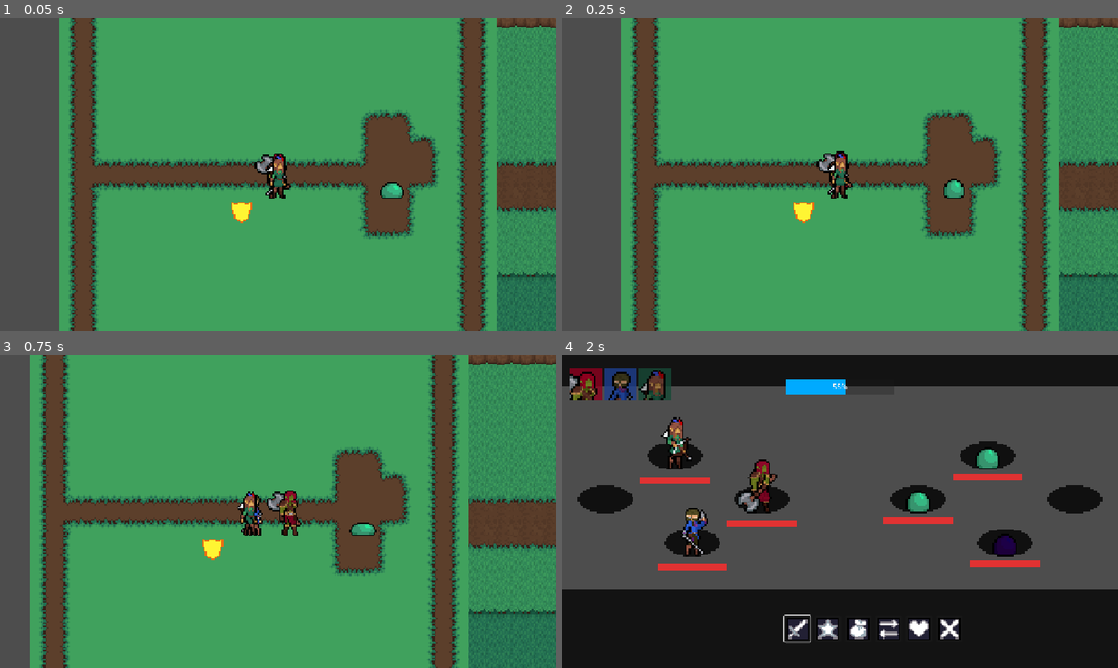
Above: before the commit, frames 1-4 (two rows, left to right).
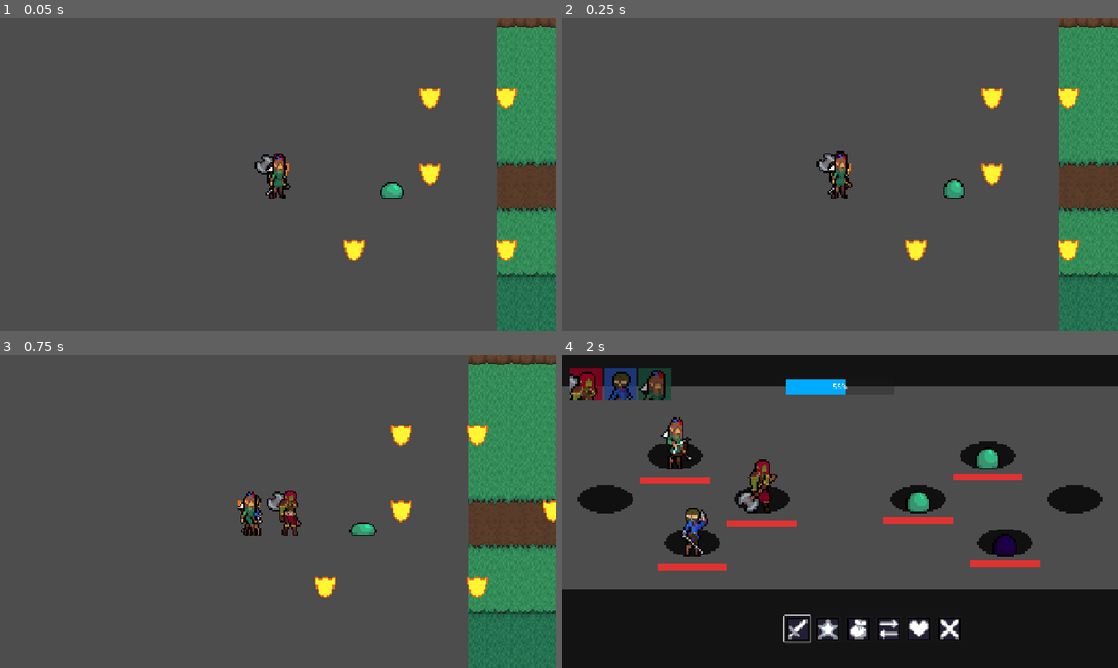
Above: after the commit, the same moments.

Repository: articrus/PROJECT_STARDUST
Game: Godot game, scene res://areas/test_level.tscn
The game is run twice, just before and just after one commit, with the same random seed, the same clock (stepped at 60 frames per second) and the same inputs.
Inputs (mouse positions are in pixels of both pictures, inside the frame that each line leads up to):
- Up to frame 1 (0.05 s): no input
- Up to frame 2 (0.25 s): no input
- Up to frame 3 (0.75 s): move the mouse to (400, 495) at 0.52 s; hold D (move_right) from 0.53 s (still down); click (400, 495) at 0.6 s
- Up to frame 4 (2 s): move the mouse to (728, 527) at 1.27 s; release D (move_right) at 1.28 s; hold S (move_down) from 1.28 s (still down); click (728, 527) at 1.35 s

The runs differ from the first frame. In frame 1, 78% of the frame differs, in the area x 10-93%, y 0-100%; in frame 2, 78%; in frame 3, 78%; in frame 4, nothing differs.

Commit message:
Level Generator IV
-Created level_tile_manager to layout the tiles of the level (so far, works like a charm)
-Next step is to create standard room size and pathways
-Afterwards, create algorithm to implement pathways into the scene
-Added temporary signal to create level
-Created temporary tile (sprite 2d)
-Added signalbus call to level_generator

Diff:
--- a/areas/test_level.tscn
+++ b/areas/test_level.tscn
@@ -1,8 +1,9 @@
-[gd_scene load_steps=12 format=4 uid="uid://dn47xkxk5qm7w"]
+[gd_scene load_steps=13 format=4 uid="uid://dn47xkxk5qm7w"]
 
 [ext_resource type="Texture2D" uid="uid://bp0egh5asyhmb" path="res://sprites/enviormnet/plains_tileset.png" id="1_w2jdf"]
+[ext_resource type="Script" uid="uid://mdebsde6xgeo" path="res://scripts/level_generation/level_tile_manager.gd" id="2_5fqak"]
 [ext_resource type="PackedScene" uid="uid://dvuah4vdyumyc" path="res://areas/area_components/enviornment.tscn" id="2_34trp"]
-[ext_resource type="Texture2D" uid="uid://cgug7hf7n8dp5" path="res://ui/textures/tokens/def_1.tres" id="3_tjibp"]
+[ext_resource type="PackedScene" uid="uid://bjcunijmugq2r" path="res://areas/test_tile.tscn" id="5_5fqak"]
 [ext_resource type="PackedScene" uid="uid://ctbbghcvamcqk" path="res://areas/room pieces/plains/plains_0.tscn" id="5_b2428"]
 [ext_resource type="PackedScene" uid="uid://jntk3b32bt0h" path="res://characters/overworld/overworld_enemy.tscn" id="5_fvryb"]
 [ext_resource type="Script" uid="uid://d0mn2mh4ua42" path="res://scripts/test/test_ui.gd" id="6_fvryb"]
@@ -122,11 +123,15 @@
 [node name="TEST_LEVEL" type="Node2D"]
 
 [node name="GroundTiles" type="TileMapLayer" parent="."]
+visible = false
 z_index = -10
 y_sort_enabled = true
 tile_map_data = PackedByteArray("AAAAAAAAAAABAAMAAAABAAAAAAABAAIAAAABAP//AAABAAAAAAAAAP//AAABAAUAAAABAAEAAAABAAQAAAAAAA …(5104 unchanged characters)…
 tile_set = SubResource("TileSet_34trp")
 
+[node name="TestLayout" type="Node2D" parent="."]
+script = ExtResource("2_5fqak")
+
 [node name="Enviornment" parent="." instance=ExtResource("2_34trp")]
 
 [node name="PLAINS_0" parent="Enviornment" instance=ExtResource("5_b2428")]
@@ -137,9 +142,9 @@
 y_sort_enabled = true
 position = Vector2(624, 0)
 
-[node name="Sprite2D" type="Sprite2D" parent="Enviornment"]
+[node name="Sprite2D" parent="Enviornment" instance=ExtResource("5_5fqak")]
+visible = false
 position = Vector2(-24, 25)
-texture = ExtResource("3_tjibp")
 
 [node name="OverworldEnemy" parent="Enviornment" instance=ExtResource("5_fvryb")]
 position = Vector2(75, 0)
--- /dev/null
+++ b/areas/test_tile.tscn
@@ -0,0 +1,6 @@
+[gd_scene load_steps=2 format=3 uid="uid://bjcunijmugq2r"]
+
+[ext_resource type="Texture2D" uid="uid://cgug7hf7n8dp5" path="res://ui/textures/tokens/def_1.tres" id="1_8g4s7"]
+
+[node name="Sprite2D" type="Sprite2D"]
+texture = ExtResource("1_8g4s7")
--- a/scripts/globals/signalbus.gd
+++ b/scripts/globals/signalbus.gd
@@ -32,3 +32,4 @@
 
 # Temporaty until better solution
 signal temp_do_chatter
+signal temp_pass_level(starting_room: Room)
--- a/scripts/level_generation/level_generator.gd
+++ b/scripts/level_generation/level_generator.gd
@@ -1,7 +1,7 @@
 extends Node
 class_name Level_Generator
 # Written By: Gianni Coladonato
-# Date Created / Modified: 25-03-2026 / 25-03-2026
+# Date Created / Modified: 25-03-2026 / 29-03-2026
 @export var level_nodes: Vector2i = Vector2i(3, 5)# Length / Node Count
 var col_index: int
 var prev_rooms: Array[Room] = []
@@ -33,6 +33,7 @@
 	for prev in prev_rooms:
 		prev._connect_to_room(rm_end)
 	_print_graph(rm_start)
+	Signalbus.temp_pass_level.emit(rm_start)
 
 func _connect_rooms_array(current: Room, last_array: Array[Room]):
 	for last_child in last_array:
--- /dev/null
+++ b/scripts/level_generation/level_tile_manager.gd
@@ -0,0 +1,32 @@
+extends Node2D
+# Written By: Gianni Coladonato
+# Date Created / Modified: 29-03-2026 / 29-03-2026
+@export var x_offset: int = 50
+@export var y_offset: Array[int] = [-50, 0, 50]
+@onready var test_tile = load("res://areas/test_tile.tscn")
+var row_column: int = 1
+
+func _ready() -> void:
+	Signalbus.temp_pass_level.connect(_layout_level)
+
+func _layout_level(starting_room: Room) -> void:
+	var rooms_queue: Array[Room] = [starting_room]
+	var rooms_visited: Dictionary = {}
+	while rooms_queue.size() > 0:
+		var current_room = rooms_queue.pop_front()
+		# Making sure we haven't visited this room before
+		if rooms_visited.has(current_room): continue
+		rooms_visited[current_room] = true
+		# Creating the room tile
+		var room_tile = test_tile.instantiate()
+		room_tile.global_position = Vector2i(x_offset * current_room.node_index.x, y_offset[row_column])
+		add_child(room_tile)
+		_increment_row_tile()
+		# Add next room to rooms_queue
+		for room in current_room.next_rooms:
+			rooms_queue.append(room)
+
+func _increment_row_tile() -> void:
+	row_column += 1
+	if row_column >= 3:
+		row_column = 0
Not shown, added: scripts/level_generation/level_tile_manager.gd.uid
